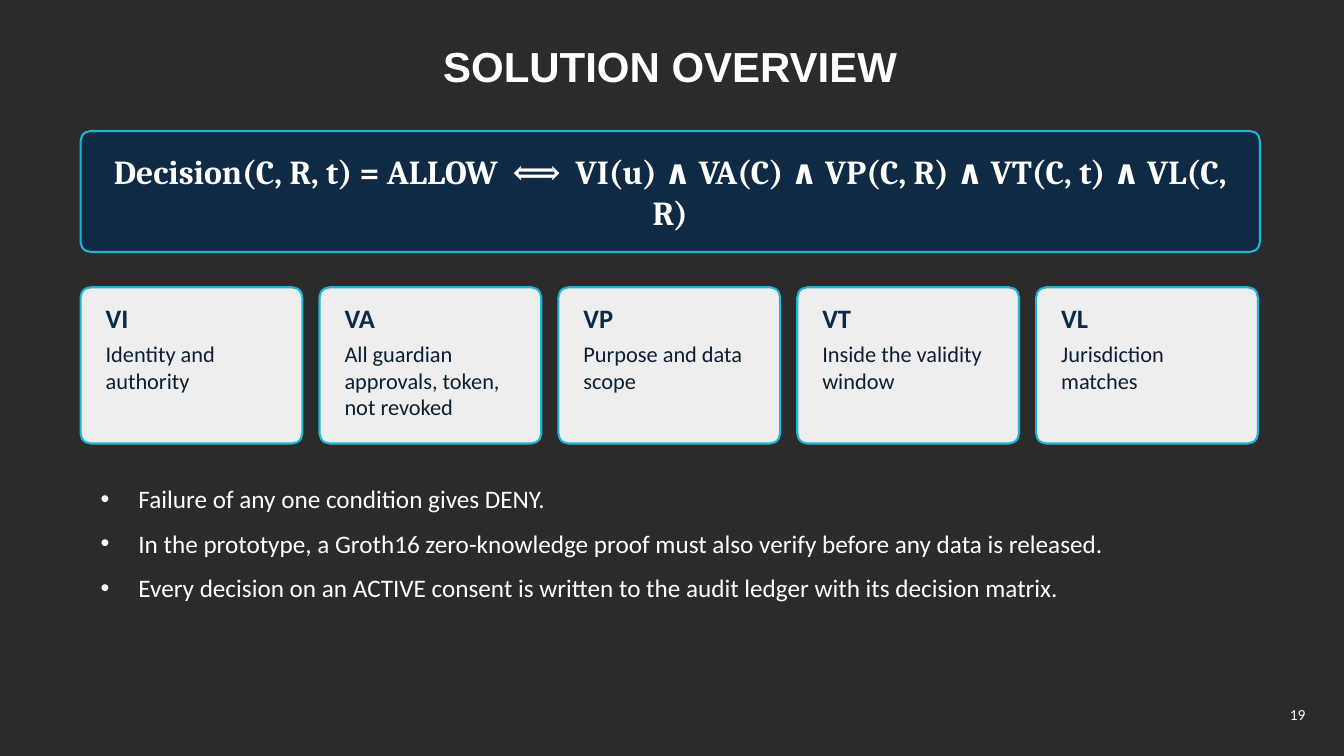
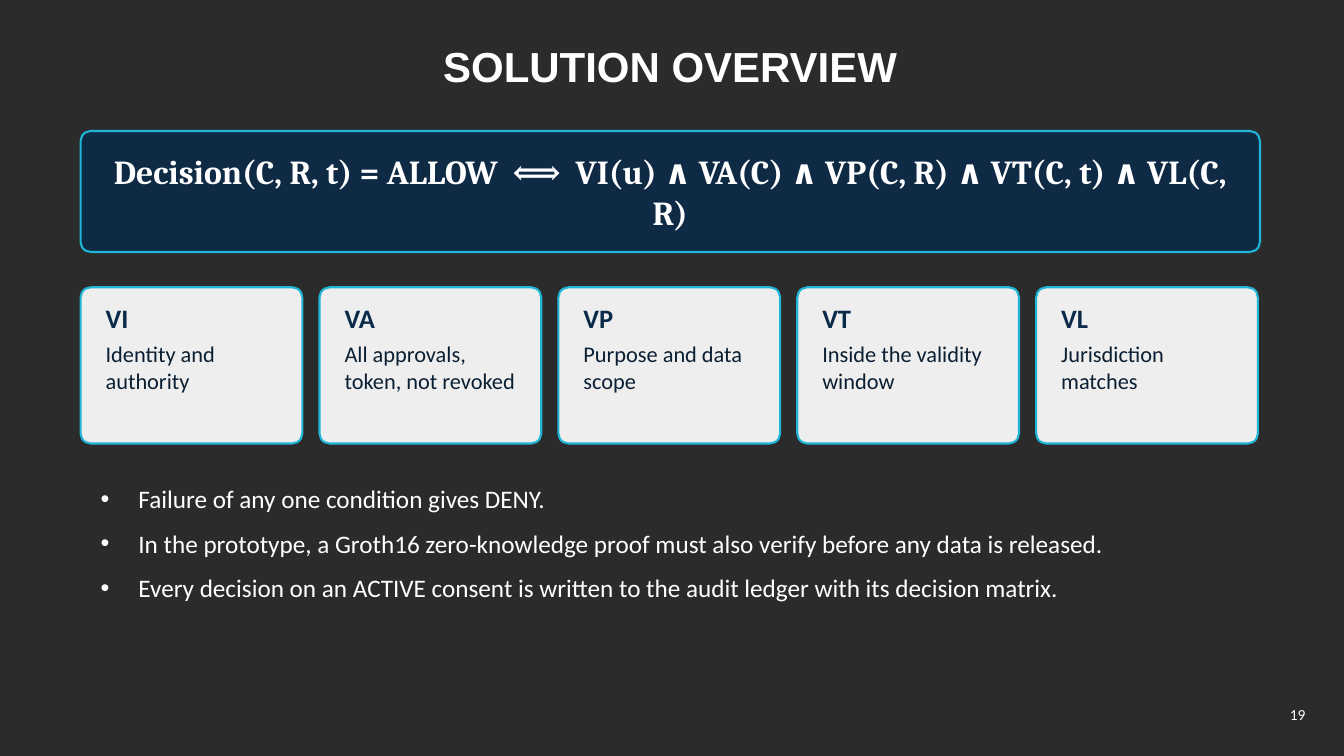
Before and after one commit to yasir12345678900/HealthRWA-Sepolia-Personal-try, a slide deck: slide 19 of docs/Yasir_CA2_Reassessment_Slides.pptx. Drawn at 1344x756 pixels with LibreOffice and Linux fonts; fonts in the diff are those of the drawing; background and template pictures are left out; a plain dark background stands for a picture behind light text. Boxes give left, top, right and bottom in pixels: in the first picture for what was removed or moved away, otherwise in the second. Text is boxed around its words. In the diff, an @@ line names an element or a change of style, - is before the commit and + after.

```diff
--- a/docs/Yasir_CA2_Reassessment_Slides.pptx
+++ b/docs/Yasir_CA2_Reassessment_Slides.pptx
@@ text at box(345, 346, 514, 392): text changed @@
-All guardian approvals, token, not revoked
+All approvals, token, not revoked
```
Also in this commit, not shown: 14 other slides changed.
